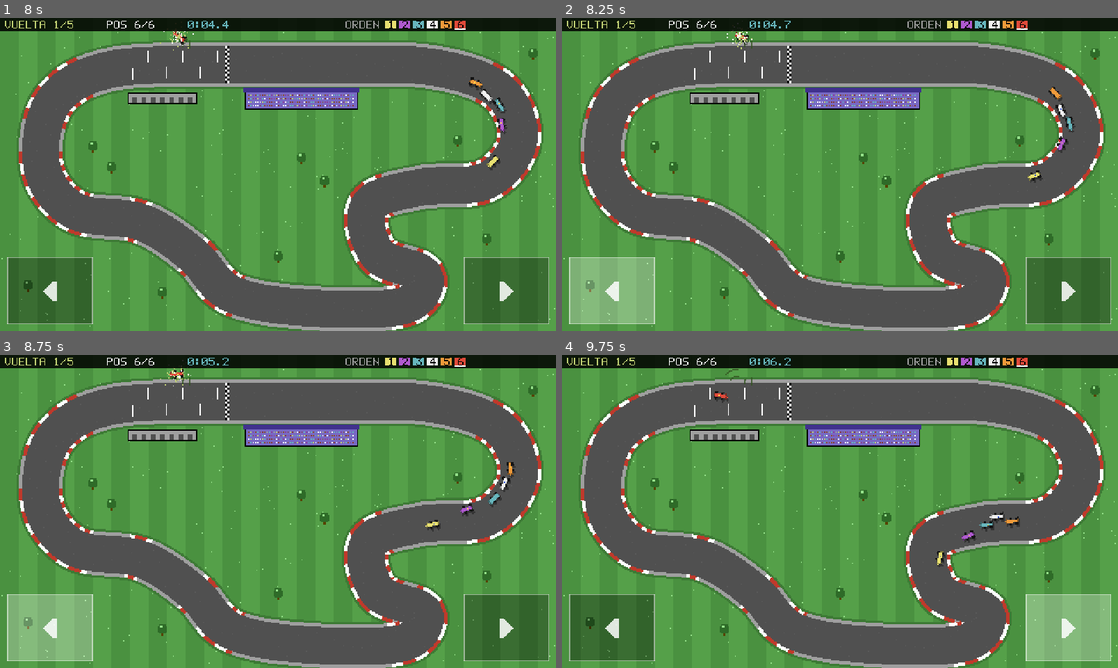
Above: before the commit, frames 1-4 (two rows, left to right).
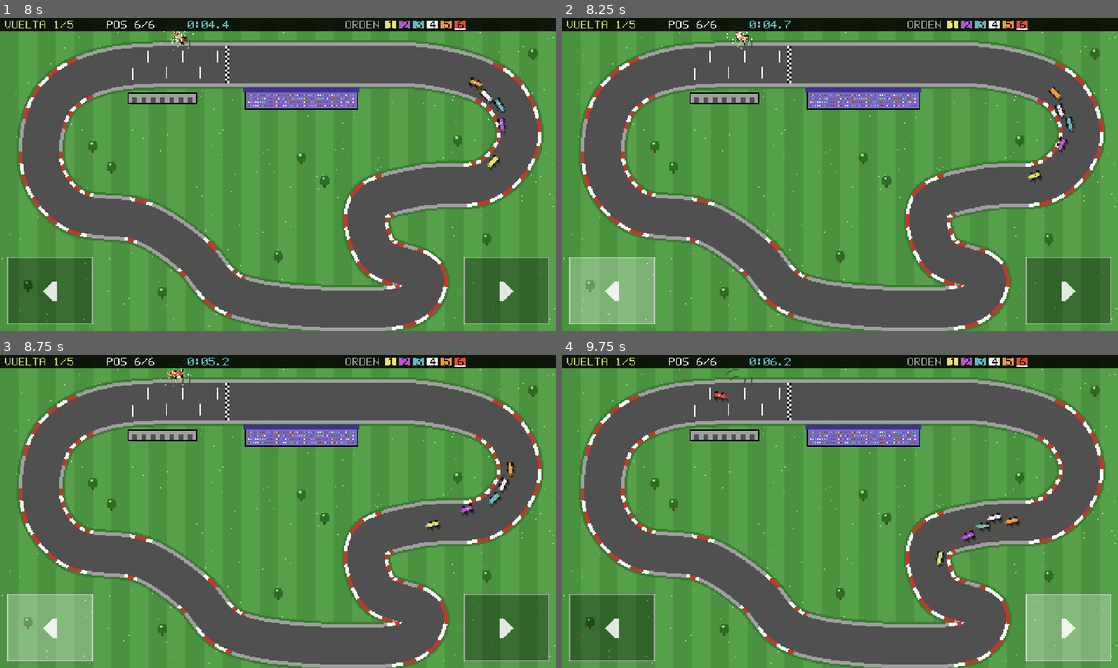
Above: after the commit, the same moments.

Repository: gmatiascr62/Mini_Racing
Game: Godot game, scene res://scenes/menu.tscn
Same seed, same stepped clock (60 frames per second), same inputs: the game is played once before the commit and once after it.
Inputs (mouse positions are in pixels of both pictures, inside the frame that each line leads up to):
- Up to frame 1 (8 s): tap Enter at 0.5, 2 s; move the mouse to (400, 158) at 0.52 s; hold Right 0.53-1.25 s; tap 0 at 0.6, 3.6, 6.6 s; click (400, 158) at 0.67 s; tap Space at 1.25 s; drag from (166, 190) to (250, 237) at 1.27 s; move the mouse to (333, 105) at 2.02 s; hold Right 2.03-2.75 s; tap Backspace at 2.1, 5.1 s; drag from (250, 237) to (111, 127) at 2.77 s; move the mouse to (444, 221) at 3.52 s; hold Left 3.53-4.25 s; drag from (111, 127) to (194, 96) at 4.27 s; move the mouse to (305, 174) at 5.02 s; hold Left 5.03-5.75 s; click (305, 174) at 5.17 s; drag from (194, 96) to (166, 190) at 5.77 s; move the mouse to (400, 158) at 6.52 s; hold Right 6.53-7.25 s; drag from (166, 190) to (250, 237) at 7.27 s
- Up to frame 2 (8.25 s): move the mouse to (895, 105) at 8.02 s; hold Left from 8.03 s (still down); tap Backspace at 8.1 s
- Up to frame 3 (8.75 s): keep holding Left
- Up to frame 4 (9.75 s): release Left at 8.75 s; drag from (812, 574) to (673, 464) at 8.77 s; move the mouse to (1006, 558) at 9.52 s; hold Right from 9.53 s (still down); tap 0 at 9.6 s; click (1006, 558) at 9.67 s

Frame 1 is identical in both runs. In frame 2, less than 0.1% of the frame differs, in the area x 88-91%, y 27-33%; in frame 3, less than 0.1%; in frame 4, 0.2%, in the area x 74-83%, y 50-57%.

Commit message:
Gentler slides: keep more speed when the car drifts in a corner
- More tyre grip (185 -> 225), so cars slide less often
- Sliding scrubs less speed (drag 48 -> 24) and part of the sideways speed
  is turned back into forward speed
- The car rotates a bit more while sliding (drift), so keeping speed does
  not make it run wide in the next corner
- Measured with several imperfect steering styles alone on track: speed
  lost while sliding drops by about half or more on every track and lap
  times stay the same or improve
- Test bots keep their own lane so two of them do not lock side by side

Co-Authored-By: Claude Opus 5.5 <noreply@anthropic.com>
Claude-Session: https://claude.ai/code/session_01SbH8MQ9P8zcaPRNqLMhUgo

Diff:
--- a/scripts/race_sim.gd
+++ b/scripts/race_sim.gd
@@ -15,10 +15,14 @@
 const GRASS_DRAG := 170.0
 const OVERSPEED_DRAG := 60.0
 const TURN_RATE := 2.75
-const GRIP_ROAD := 185.0
+const GRIP_ROAD := 225.0
 const GRIP_GRASS := 95.0
 const SKID_LAT := 13.0
-const SKID_DRAG := 48.0
+const SKID_DRAG := 24.0
+## Share of the sideways speed lost while sliding that the tyres turn back
+## into forward speed (arcade drift: slides cost a little, not a lot).
+const DRIFT_TURN := 1.4
+const SLIDE_KEEP := 0.35
 const CAR_RADIUS := 3.6
 const CAR_OFFSET := 3.2
 const RESTITUTION := 0.45
@@ -238,7 +242,10 @@
 	# Steering: weaker at very low speed, but cars can always rotate a bit
 	# so they never get stuck against a wall.
 	var tf := clampf(0.35 + absf(fwd) / 45.0, 0.35, 1.0)
-	c.heading = wrapf(c.heading + c.steer * TURN_RATE * tf * dt, -PI, PI)
+	# While sliding the car rotates a little more (drift), so keeping speed in
+	# a slide does not make it run wide.
+	var drift := DRIFT_TURN if c.skidding else 1.0
+	c.heading = wrapf(c.heading + c.steer * TURN_RATE * tf * drift * dt, -PI, PI)
 	var dir := Vector2.from_angle(c.heading)
 	var right := Vector2(-dir.y, dir.x)
 	fwd = c.vel.dot(dir)
@@ -253,15 +260,14 @@
 	else:
 		fwd = move_toward(fwd, vmax, (OVERSPEED_DRAG if c.on_road else GRASS_DRAG) * dt)
 	# Tyre grip: lateral velocity is removed up to the grip limit. Whatever
-	# remains is a slide, which scrubs speed.
+	# remains is a slide, which scrubs a little speed.
 	c.skidding = absf(lat) > SKID_LAT
-	var corr := grip * dt
-	if absf(lat) <= corr:
-		lat = 0.0
-	else:
-		lat -= signf(lat) * corr
+	var corr := minf(grip * dt, absf(lat))
+	lat -= signf(lat) * corr
 	if c.skidding:
 		fwd = move_toward(fwd, 0.0, SKID_DRAG * dt)
+		if c.throttle > 0.0 and fwd < vmax:
+			fwd = minf(fwd + corr * SLIDE_KEEP, vmax)
 	c.vel = dir * fwd + right * lat
 	c.pos += c.vel * dt
 	# Screen edges act as walls.
--- a/tests/run_tests.gd
+++ b/tests/run_tests.gd
@@ -136,7 +136,7 @@
 		var inputs := {}
 		for c in sim.cars:
 			if c.human and not c.autopilot:
-				inputs[c.id] = bot_steer(c.pos, c.heading, c.speed(), c.s)
+				inputs[c.id] = bot_steer(c.pos, c.heading, c.speed(), c.s, -5.0 if c.id % 2 == 0 else 5.0)
 		sim.step(inputs)
 		ticks += 1
 		for c in sim.cars:
@@ -184,9 +184,11 @@
 	check(winners[0] > winners[1] and winners[1] > winners[2], "CPUs are slower on easier levels")
 
 
-func bot_steer(pos: Vector2, heading: float, speed: float, s: float) -> float:
+## Bang-bang steering bot (only full left / straight / full right, like the
+## touch buttons). Each bot keeps its own lane, like two players side by side.
+func bot_steer(pos: Vector2, heading: float, speed: float, s: float, lane: float = 0.0) -> float:
 	var look := 16.0 + maxf(speed, 0.0) * 0.3
-	var t := track.point_at(s + look)
+	var t := track.point_at(s + look) + track.normal_at(s + look) * lane
 	var diff := wrapf((t - pos).angle() - heading, -PI, PI)
 	if diff > 0.06:
 		return 1.0
